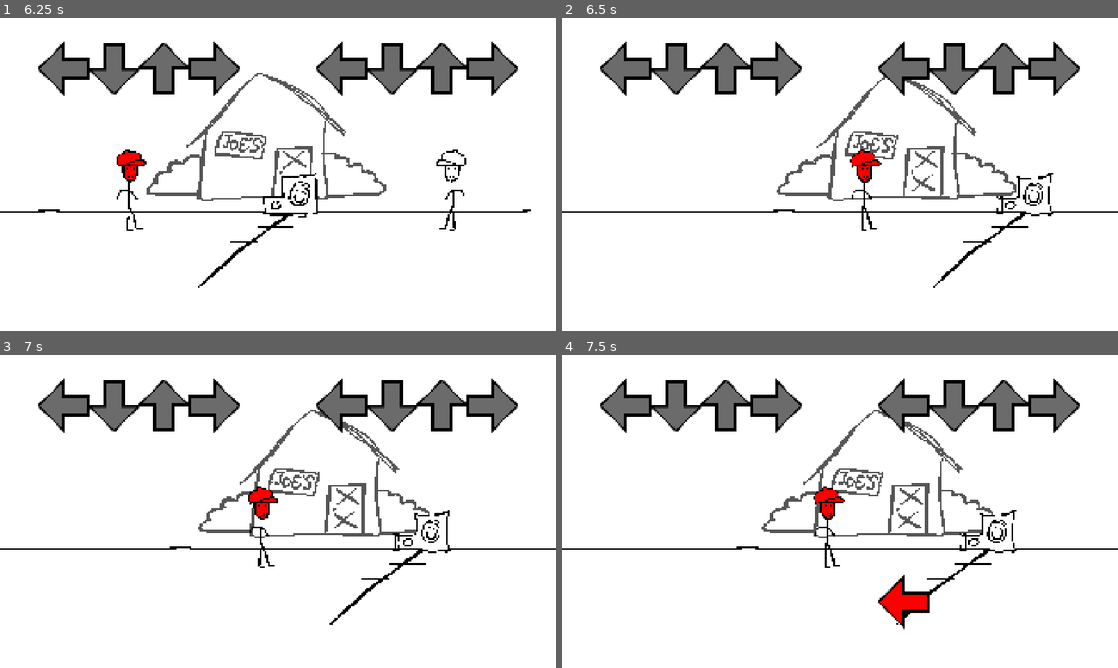
Above: before the commit, frames 1-4 (two rows, left to right).
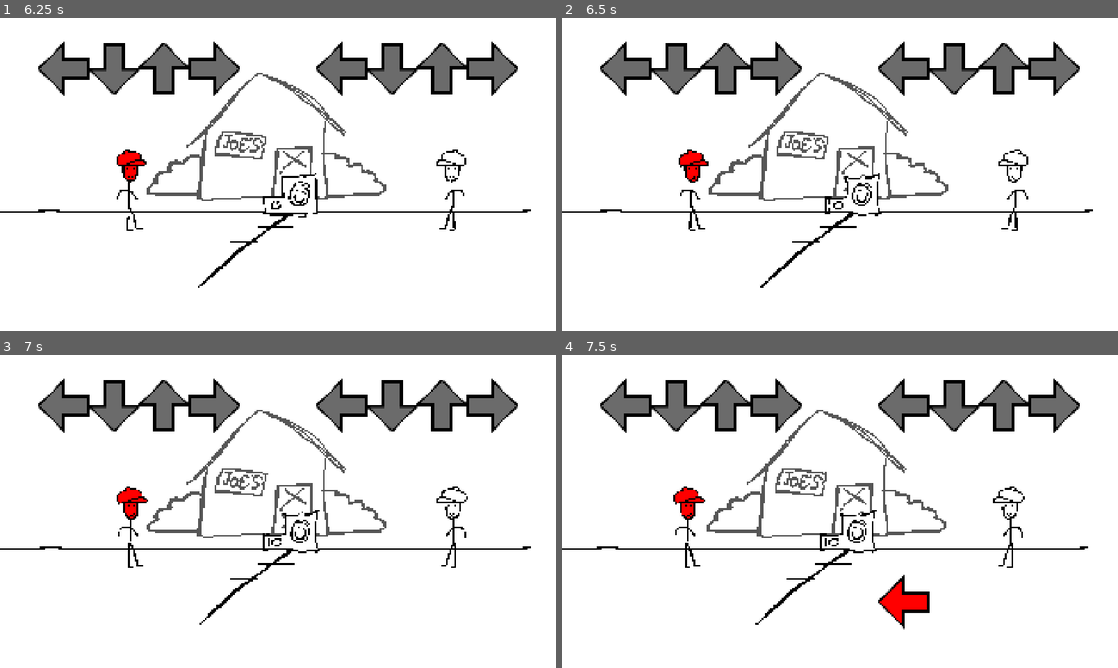
Above: after the commit, the same moments.

Repository: B3GD/b3gd
Game: Godot game, scene res://menus/freeplay/freeplay.tscn
Two runs of this game, one before a commit and one after it. Both use one fixed random seed, a clock stepped at 60 frames per second and the inputs below. Sound files missing from this copy of the repository are replaced by a short silence.
Inputs (mouse positions are in pixels of both pictures, inside the frame that each line leads up to):
- Up to frame 1 (6.25 s): tap Enter at 0.5, 2, 3.5 s; move the mouse to (400, 158) at 0.52 s; hold Up (editor_time_up) 0.53-1.25 s; click (400, 158) at 0.67 s; tap Space (editor_pause) at 1.25, 2.75, 4.25 s; drag from (166, 190) to (250, 237) at 1.27 s; move the mouse to (333, 105) at 2.02 s; hold Up (editor_time_up) 2.03-2.75 s; click (333, 105) at 2.17 s; drag from (250, 237) to (111, 127) at 2.77 s; move the mouse to (444, 221) at 3.52 s; hold Down (editor_time_down) 3.53-4.25 s; click (444, 221) at 3.67 s; drag from (111, 127) to (194, 96) at 4.27 s; move the mouse to (305, 174) at 5.02 s; hold Down (editor_time_down) 5.03-5.75 s; click (305, 174) at 5.17 s; drag from (194, 96) to (166, 190) at 5.77 s
- Up to frame 2 (6.5 s): no input
- Up to frame 3 (7 s): move the mouse to (400, 495) at 6.52 s; hold Up (editor_time_up) from 6.53 s (still down); click (400, 495) at 6.67 s
- Up to frame 4 (7.5 s): release Up (editor_time_up) at 7.25 s; drag from (728, 527) to (812, 574) at 7.27 s

Frame 1 is identical in both runs. In frame 2, 5.7% of the frame differs, in the area x 6-100%, y 17-87%; in frame 3, 5.6%; in frame 4, 5.6%.
Error after the commit: Invalid assignment of property or key 'zoom_tween' with value of type 'bool' on a base object of type 'Camera2D (camera.gd)'. (res://b3gd/chart_data/events/int…

Commit message:
Warning squash

Diff:
--- a/b3gd/chart_data/events/internal/tween_event.gd
+++ b/b3gd/chart_data/events/internal/tween_event.gd
@@ -3,8 +3,7 @@
 @export var tween: bool
 @export_range(0.0, 10.0, 0.0, "or_greater") var duration: float
 @export var transition: Tween.TransitionType
-@export var ease: Tween.EaseType
-
+@export var ease_type: Tween.EaseType
 var tween_tracker = {
 	"node": null,
 	"property": null
@@ -31,13 +30,13 @@
 	if !tween:
 		to_tween.node.set(to_tween.property, to_tween.value)
 		return
-	var tween = parent.get_tree().create_tween()
-	tween.tween_property(
+	var current_tween = parent.get_tree().create_tween()
+	current_tween.tween_property(
 		to_tween.node,
 		to_tween.property,
 		to_tween.value,
 		duration / speed
-	).set_trans(transition).set_ease(ease)
+	).set_trans(transition).set_ease(ease_type)
 
 	if tween_tracker.node != null:
 		tween_tracker.node.zoom_tween = tween
--- a/b3gd/chart_editor/chart_data_editor.gd
+++ b/b3gd/chart_editor/chart_data_editor.gd
@@ -11,19 +11,6 @@
 	var beat = song_audio_player.get_beat_from_seconds(seconds)
 	beat = snappedf(beat, 1.0 / %EditorSnap.value)
 	return song_audio_player.get_seconds_from_beat(beat)
-
-func _ready() -> void:
-	pass
-
-func _input(event: InputEvent) -> void:
-	return
-	# UNREACHABLE CUZ I WANNA ADD IT BACK BUT I HAVENT YET
-	for i in range(4):
-		var input_name = "strumline_" + str(i)
-		if !InputMap.has_action(input_name):
-			return
-		if event.is_action_pressed(input_name):
-			add_note(1, i, song_audio_player.song_progress_seconds, 0.0)
 
 func add_note(strum_line, receptor, time, length):
 	var new_note = Note.new()
--- a/b3gd/chart_editor/chart_info/editor_pitch_scale.gd
+++ b/b3gd/chart_editor/chart_info/editor_pitch_scale.gd
@@ -2,5 +2,5 @@
 
 @onready var song_audio_player := get_tree().get_first_node_in_group("SongAudioPlayer")
 
-func _on_value_changed(value: float) -> void:
-	song_audio_player.pitch_scale = value
+func _on_value_changed(val: float) -> void:
+	song_audio_player.pitch_scale = val
--- a/b3gd/chart_editor/chart_info/value_input/spin_slider.gd
+++ b/b3gd/chart_editor/chart_info/value_input/spin_slider.gd
@@ -46,12 +46,12 @@
 			dragging = false
 
 	if event is InputEventMouseMotion and dragging:
-		var range = max_value - min_value
+		var spin_range = max_value - min_value
 
 		if step == 0.0:
-			value += event.screen_relative.x * 0.003 * range
+			value += event.screen_relative.x * 0.003 * spin_range
 		else:
-			distance_from_next_step += event.screen_relative.x * 0.003 * range
+			distance_from_next_step += event.screen_relative.x * 0.003 * spin_range
 			if abs(distance_from_next_step) > step:
 				var value_moved = snapped(distance_from_next_step, step)
 				value += value_moved
--- a/b3gd/chart_editor/event_editing/event_box.gd
+++ b/b3gd/chart_editor/event_editing/event_box.gd
@@ -25,7 +25,7 @@
 			pre_drag = false
 			dragging = false
 
-func _process(delta: float) -> void:
+func _process(_delta: float) -> void:
 	var mouse_position = get_local_mouse_position()
 	is_mouse_over = Rect2(Vector2.ZERO, $Button.size).has_point(mouse_position)
 	if pre_drag and !is_mouse_over:
@@ -33,7 +33,6 @@
 		dragging = true
 
 	if dragging:
-		#events[id].time += get_local_mouse_position().y * 0.001
 		var move_pixel_count_y = mouse_position.y - (size.y / 2)
 		move_pixel_count_y /= 64 * get_parent().scroll_zoom.value
 		var beat = get_parent().song_audio_player.get_beat_from_seconds(events[id].time + move_pixel_count_y)
--- a/b3gd/chart_editor/event_editing/event_panel.gd
+++ b/b3gd/chart_editor/event_editing/event_panel.gd
@@ -12,7 +12,7 @@
 
 const vector_members = ["x", "y", "z", "w"]
 
-func _process(delta: float) -> void:
+func _process(_delta: float) -> void:
 	var new_event_id = %EditorEventContainer.event_selected
 	if new_event_id == -1:
 		event_id = new_event_id
--- a/b3gd/chart_editor/note_editing/note_type_box.gd
+++ b/b3gd/chart_editor/note_editing/note_type_box.gd
@@ -1,9 +1,9 @@
 extends OptionButton
 
-var note_class = []
+var class_paths = []
 
 func _ready() -> void:
 	for global_class in ProjectSettings.get_global_class_list():
 		if load(global_class.path).new() is Note:
 			add_item(global_class.class)
-			note_class.append(global_class.path)
+			class_paths.append(global_class.path)
--- a/b3gd/chart_player/event_player.gd
+++ b/b3gd/chart_player/event_player.gd
@@ -8,7 +8,7 @@
 @export_group("Node References")
 @export var song_audio_player: Node
 
-func _process(delta: float) -> void:
+func _process(_delta: float) -> void:
 	var i = 0
 	while process_events():
 		i += 1
--- a/b3gd/chart_player/note_renderers/gridrenderer/3dgridrenderer.gd
+++ b/b3gd/chart_player/note_renderers/gridrenderer/3dgridrenderer.gd
@@ -87,7 +87,6 @@
 	var last_hold_transform = Transform2D.IDENTITY
 	var hold_frame = noteskin_data.hold_frames[idle_frames.hold_frames]
 
-	var last_rotation = 0
 	for segment_id in range(segment_count):
 		var start_segment_point = lerp(note_distance, end_distance, (segment_id + 0.0) / segment_count)
 		var last_segment_point = lerp(note_distance, end_distance,  (segment_id + 1.0) / segment_count)
Not shown, added: b3gd/chart_editor/event_editing/event_class_box.gd.uid
